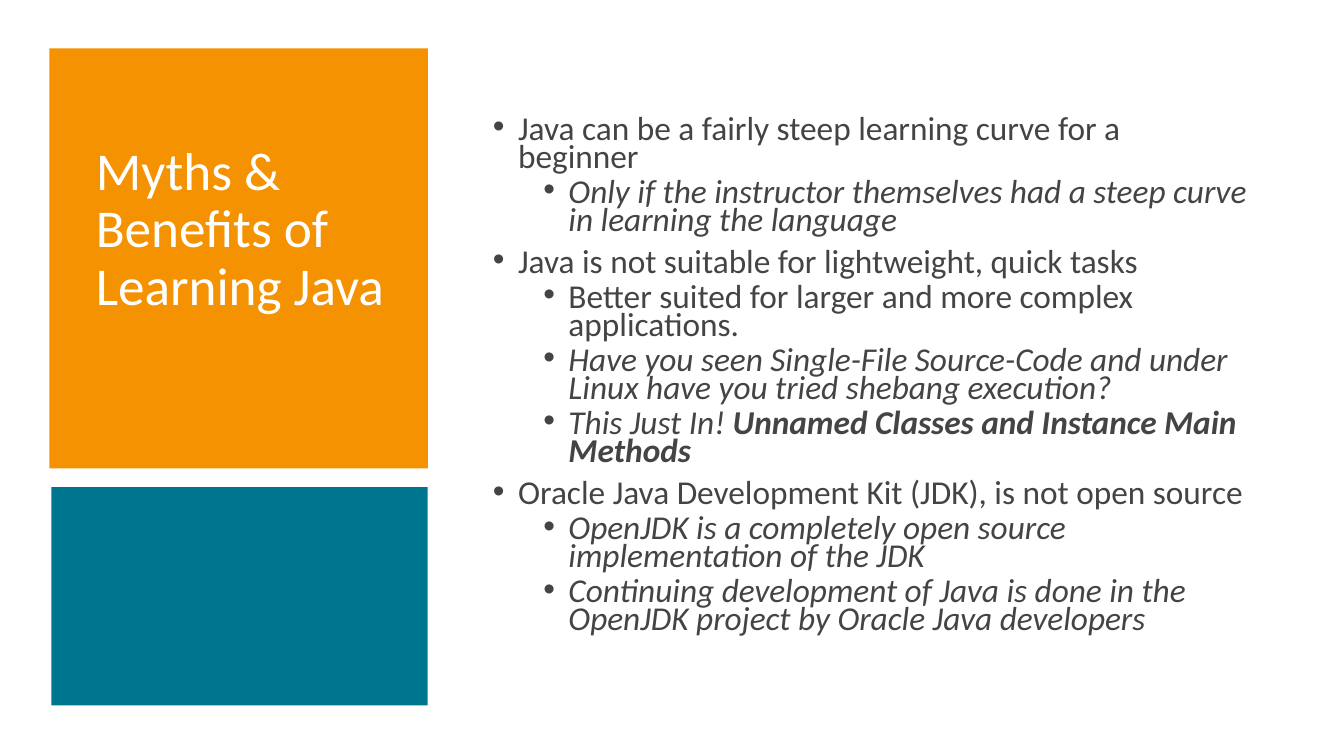
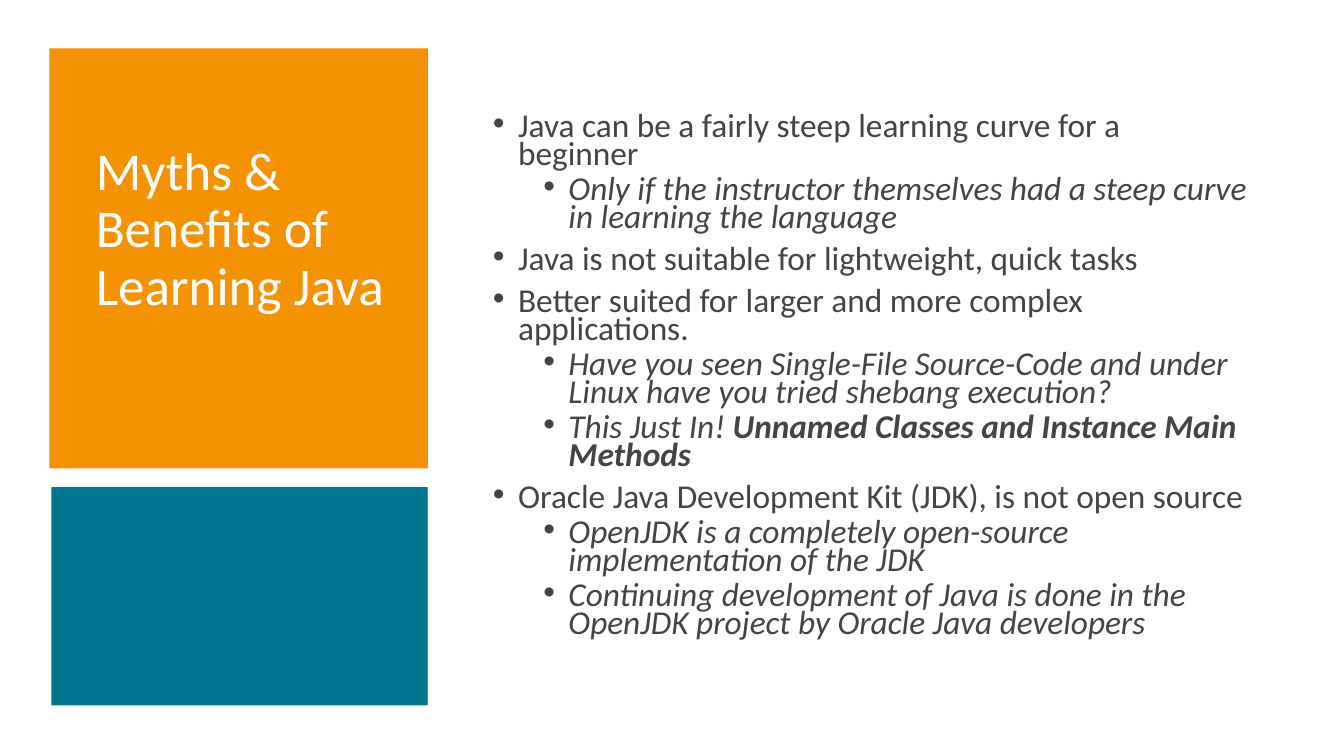
Before and after one commit to omniprof/JCP_EC_Education_WG_Presentation, a slide deck: slide 2 of Java in Education For JUGs 2.0 with notes.pptx. Drawn at 1344x756 pixels with LibreOffice and Linux fonts; fonts in the diff are those of the drawing. Boxes give left, top, right and bottom in pixels: in the first picture for what was removed or moved away, otherwise in the second. Text is boxed around its words. In the diff, an @@ line names an element or a change of style, - is before the commit and + after.

```diff
--- a/Java in Education For JUGs 2.0 with notes.pptx
+++ b/Java in Education For JUGs 2.0 with notes.pptx
@@ text at <box>518,289,1083,346</box>: list level 2 to 1 in "Better suited for larger and ..." @@
@@ text at <box>568,520,1068,577</box>: text changed @@
-  • OpenJDK is a completely open source implementation of the JDK
+  • OpenJDK is a completely open-source implementation of the JDK
```
Also in this commit, not shown: 2 other slides changed, 1 other file.
